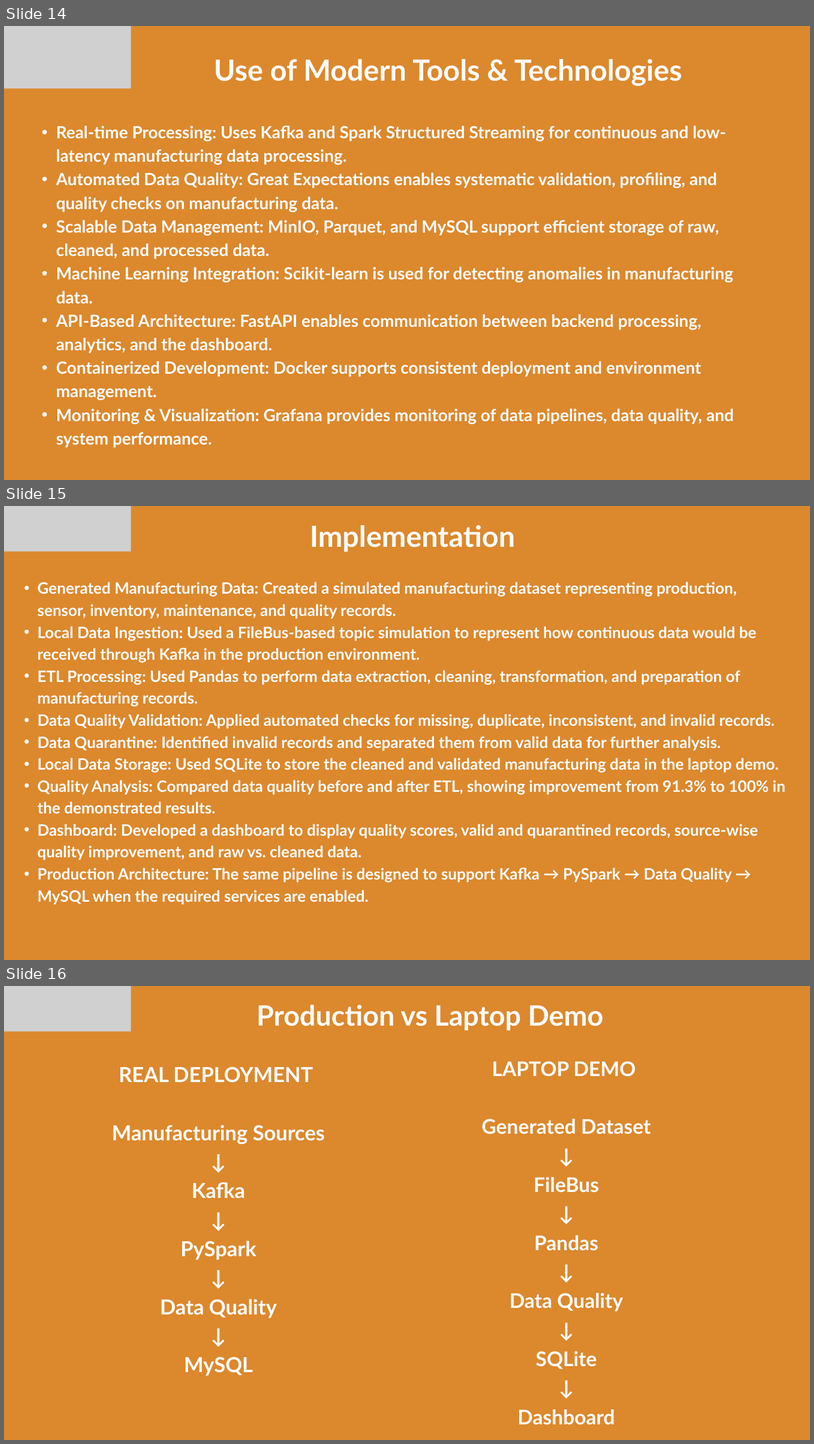
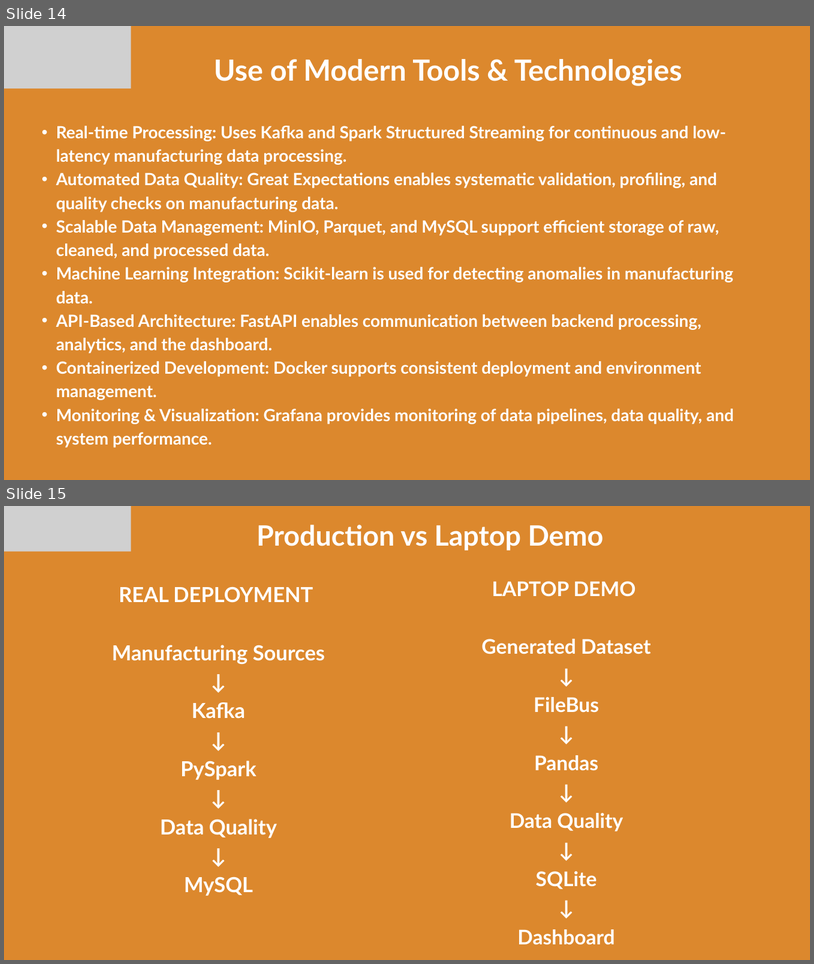
Before and after one commit to Ganta-khethana/-KLH-CSE-2026-2027-FDE11-DataForge, a slide deck: Project/FDE project.pptx. Shown one above the other, each under a label of ours: slides 14, 15 and 16 before the commit, slides 14 and 15 after it. The pictures are 814x1444 and 814x964 pixels, drawn with LibreOffice and Linux fonts; fonts in the diff are those of the drawing; grey boxes stand for pictures. Boxes give left, top, right and bottom in pixels: in the first picture for what was removed or moved away, otherwise in the second. Text is boxed around its words. In the diff, an @@ line names an element or a change of style, - is before the commit and + after.

```diff
--- a/Project/FDE project.pptx
+++ b/Project/FDE project.pptx
@@ slide 15 removed at (4,506,810,960), background #DC882D @@
@@ picture removed at (4,506,131,552) @@
@@ text removed at (310,525,515,552) @@
-Implementation
@@ text removed at (38,582,786,904) @@
-  • Generated Manufacturing Data: Created a simulated manufacturing dataset representing production, sensor, inventory, maintenance, and quality records.
-  • Local Data Ingestion: Used a FileBus-based topic simulation to represent how continuous data would be received through Kafka in the production environment.
-  • ETL Processing: Used Pandas to perform data extraction, cleaning, transformation, and preparation of manufacturing records.
-  • Data Quality Validation: Applied automated checks for missing, duplicate, inconsistent, and invalid records.
-  • Data Quarantine: Identified invalid records and separated them from valid data for further analysis.
-  • Local Data Storage: Used SQLite to store the cleaned and validated manufacturing data in the laptop demo.
-  • Quality Analysis: Compared data quality before and after ETL, showing improvement from 91.3% to 100% in the demonstrated results.
-  • Dashboard: Developed a dashboard to display quality scores, valid and quarantined records, source-wise quality improvement, and raw vs. cleaned data.
-  • Production Architecture: The same pipeline is designed to support Kafka → PySpark → Data Quality → MySQL when the required services are enabled.
@@ what was slide 16 is now slide 15 @@
```
Also in this commit, not shown: 4 slides changed, 6 slides added, 2 other slides removed.
